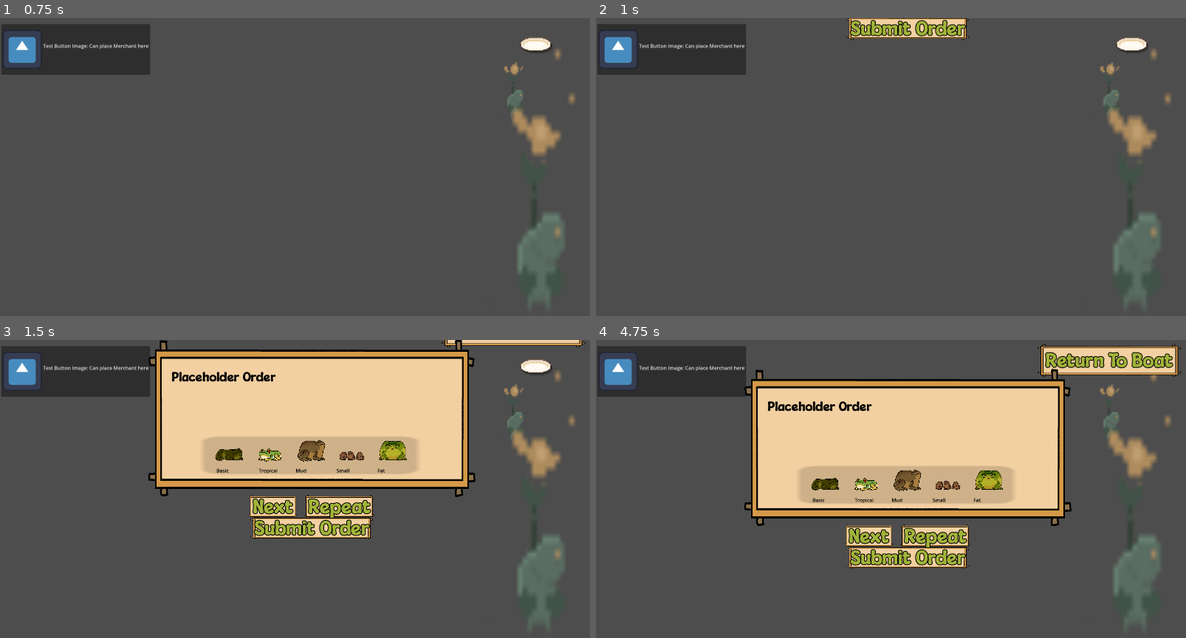
Above: before the commit, frames 1-4 (two rows, left to right).
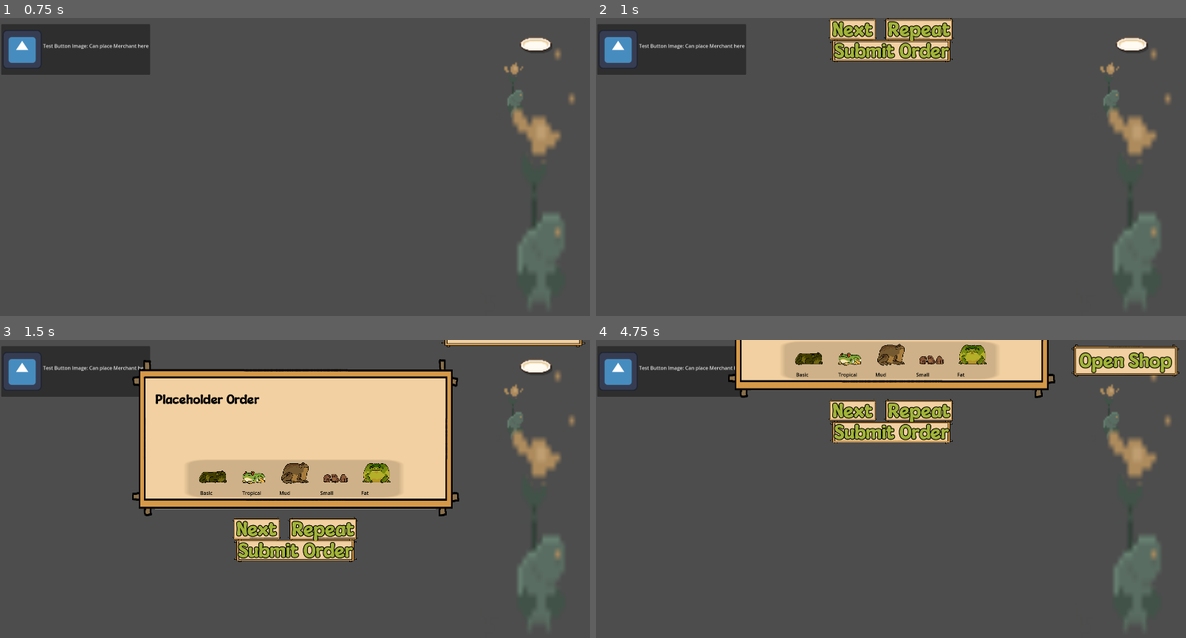
Above: after the commit, the same moments.

Repository: NotTom31/FroggeeToadems
Game: Godot game, scene res://Scenes/Legacy/Shop_Merchant_Placeholder/shop___merchant_placeholder_0.tscn
Two runs of this game, one before a commit and one after it. Both use one fixed random seed, a clock stepped at 60 frames per second and the inputs below. This scene is started directly instead of the project's main scene. The engine's default icon, where the game draws it, is replaced by a stand-in: a white triangle on a blue panel in a dark square.
Inputs:
- Up to frame 1 (0.75 s): click "Open Shop" at 0.5 s
- Up to frame 2 (1 s): no input
- Up to frame 3 (1.5 s): click "Next" at 1.25 s
- Up to frame 4 (4.75 s): click "Next" at 2 s; click "Repeat" at 2.75 s; click "Submit Order" at 3.5 s; click "Return To Boat" at 4.25 s

Frame 1 is identical in both runs. In frame 2, 2.8% of the frame differs, in the area x 39-64%, y 0-15%; in frame 3, 21%; in frame 4, 35%, in the area x 22-100%, y 0-77%.

Commit message:
fixed buttons in dialogue screen, main menu is now broken

Diff:
--- a/Scenes/UI/ShopScreen.tscn
+++ b/Scenes/UI/ShopScreen.tscn
@@ -111,16 +111,17 @@
 anchors_preset = 15
 anchor_right = 1.0
 anchor_bottom = 1.0
+offset_top = 196.0
 grow_horizontal = 2
 grow_vertical = 2
 script = ExtResource("1_cb10l")
 
 [node name="TextureRect" type="TextureRect" parent="."]
 layout_mode = 0
-offset_left = 483.0
-offset_top = 94.0
-offset_right = 1545.0
-offset_bottom = 606.0
+offset_left = 430.0
+offset_top = -38.0
+offset_right = 1492.0
+offset_bottom = 474.0
 texture = ExtResource("2_2jr4d")
 expand_mode = 1
 
@@ -133,9 +134,9 @@
 anchor_right = 0.5
 anchor_bottom = 0.5
 offset_left = -355.0
-offset_top = 60.0
+offset_top = 72.0
 offset_right = -321.0
-offset_bottom = 83.0
+offset_bottom = 95.0
 grow_horizontal = 2
 grow_vertical = 2
 scale = Vector2(20.56, 5.32)
@@ -146,9 +147,9 @@
 anchor_right = 1.0
 anchor_bottom = 1.0
 offset_left = 55.0
-offset_top = 43.0
+offset_top = 52.0
 offset_right = -56.0
-offset_bottom = 159.0
+offset_bottom = 168.0
 grow_horizontal = 2
 grow_vertical = 2
 theme_override_constants/margin_left = 20
